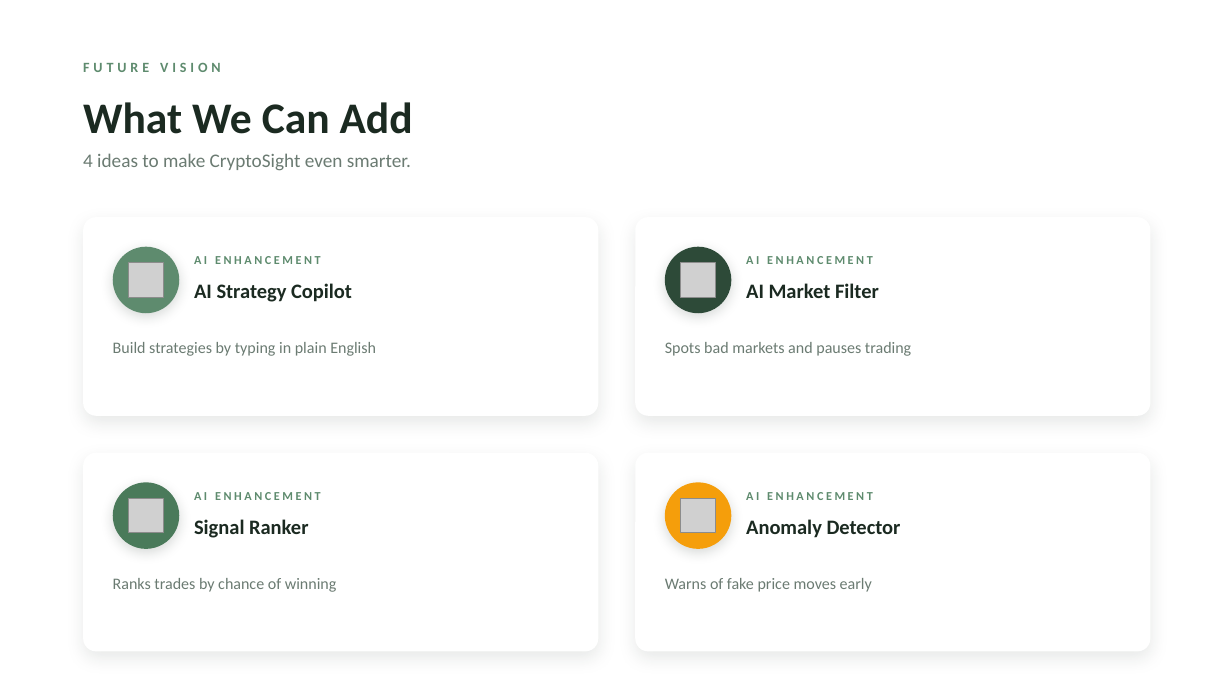
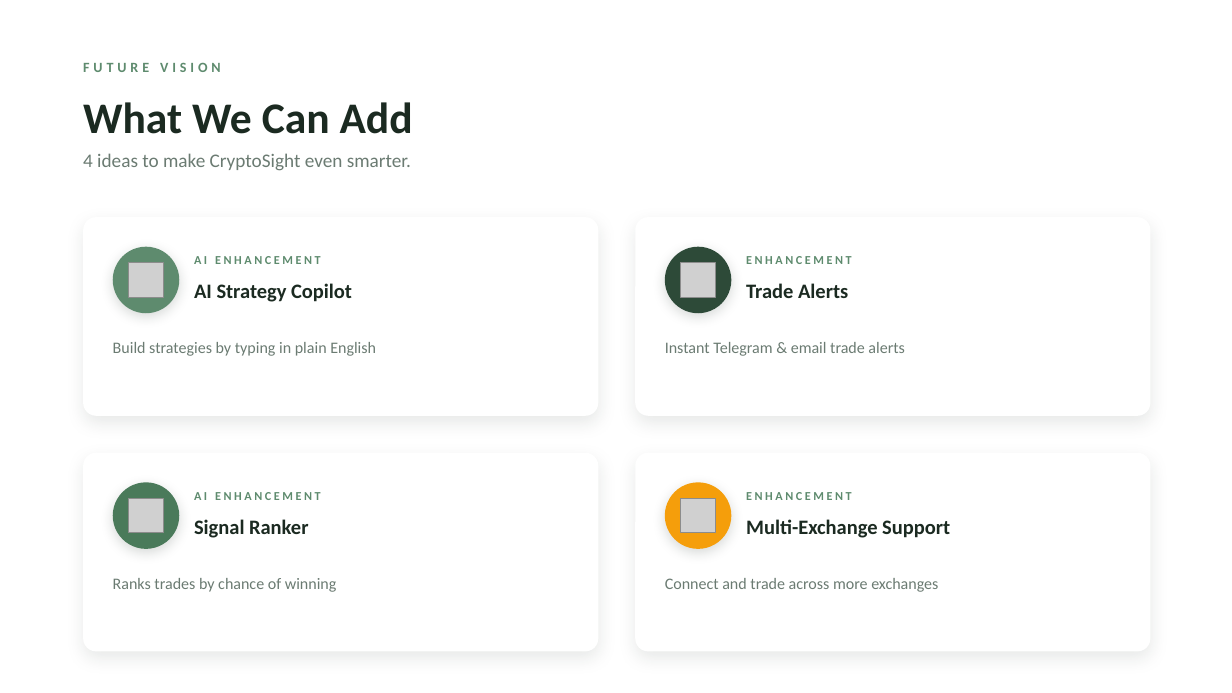
Before and after one commit to 21Afnan/cryptosight, a slide deck: slide 6 of docs/CryptoSight_Presentation.pptx. Drawn at 1232x693 pixels with LibreOffice and Linux fonts; fonts in the diff are those of the drawing; grey boxes stand for pictures; background and template pictures are left out. Boxes give left, top, right and bottom in pixels: in the first picture for what was removed or moved away, otherwise in the second. Text is boxed around its words. In the diff, an @@ line names an element or a change of style, - is before the commit and + after.

```diff
--- a/docs/CryptoSight_Presentation.pptx
+++ b/docs/CryptoSight_Presentation.pptx
@@ text at (x1=746, y1=256, x2=852, y2=264): text changed @@
-AI ENHANCEMENT
+ENHANCEMENT
@@ text at (x1=746, y1=283, x2=848, y2=298): text changed @@
-AI Market Filter
+Trade Alerts
@@ text at (x1=665, y1=342, x2=905, y2=356): text changed @@
-Spots bad markets and pauses trading
+Instant Telegram & email trade alerts
@@ text at (x1=746, y1=492, x2=852, y2=500): text changed @@
-AI ENHANCEMENT
+ENHANCEMENT
@@ text at (x1=746, y1=519, x2=950, y2=538): text changed @@
-Anomaly Detector
+Multi-Exchange Support
@@ text at (x1=665, y1=578, x2=938, y2=592): text changed @@
-Warns of fake price moves early
+Connect and trade across more exchanges
```
Also in this commit, not shown: 3 other slides changed, 2 other files.
